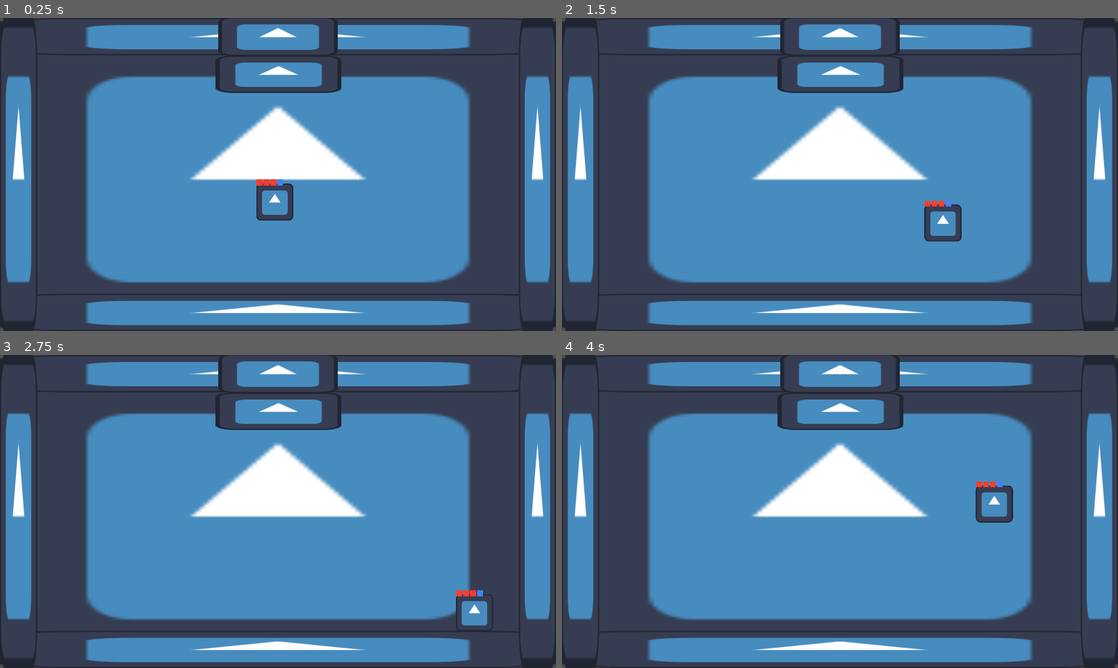
Above: before the commit, frames 1-4 (two rows, left to right).
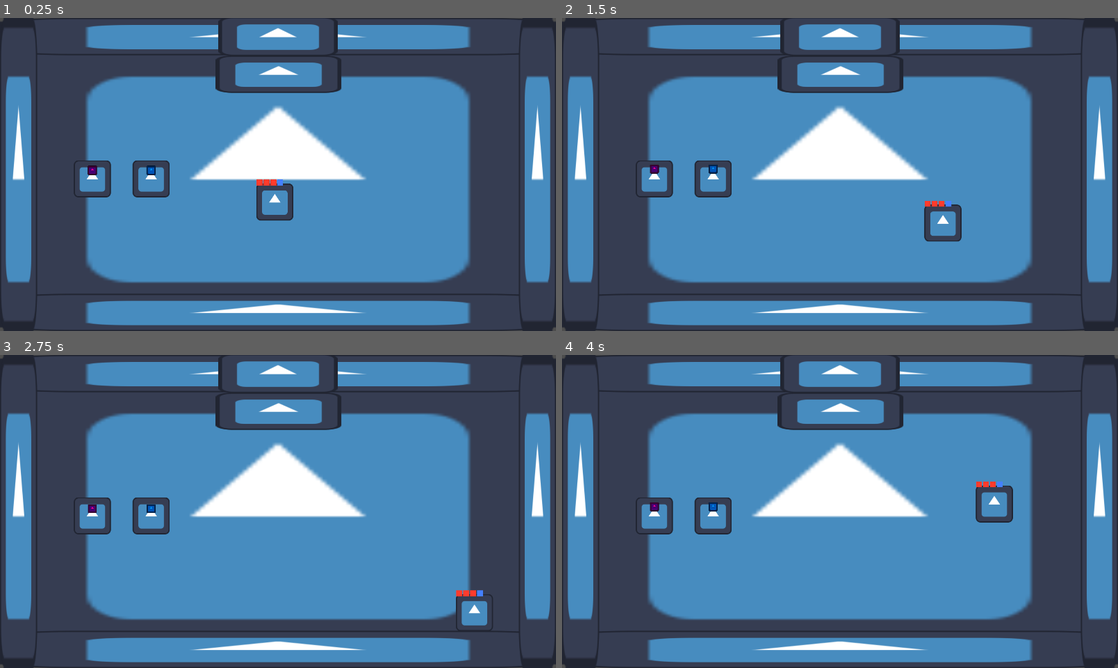
Above: after the commit, the same moments.

Repository: MamaDespik/GGJ-1
Game: Godot game, scene res://Levels/shop_floor.tscn
Two runs of this game, one before a commit and one after it. Both use one fixed random seed, a clock stepped at 60 frames per second and the inputs below. This scene is started directly instead of the project's main scene. The engine's default icon, where the game draws it, is replaced by a stand-in: a white triangle on a blue panel in a dark square. Sound files missing from this copy of the repository are replaced by a short silence.
Inputs (mouse positions are in pixels of both pictures, inside the frame that each line leads up to):
- Up to frame 1 (0.25 s): no input
- Up to frame 2 (1.5 s): tap Enter (ui_accept) at 0.5, 0.77 s; move the mouse to (962, 158) at 0.52 s; press the mouse at (962, 158) at 0.53 s; hold D (move_right) 0.53-1.28 s; move the mouse to (728, 190) at 1.27 s; release the mouse at (728, 190) at 1.28 s; hold S (move_down) from 1.28 s (still down); tap Mouse wheel up (change_highlight_left) at 1.35 s
- Up to frame 3 (2.75 s): tap Enter (ui_accept) at 1.52 s; click (166, 527) at 1.55 s; move the mouse to (333, 442) at 2.02 s; release S (move_down) at 2.03 s; hold D (move_right) from 2.03 s (still down); hold Mouse wheel down (change_highlight_right) from 2.03 s (still down); click (333, 442) at 2.3 s
- Up to frame 4 (4 s): move the mouse to (812, 574) at 2.77 s; release D (move_right) at 2.78 s; release Mouse wheel down (change_highlight_right) at 2.78 s; hold W (move_up) 2.78-3.53 s; click (812, 574) at 2.85 s; tap Enter (ui_accept) at 3.02, 3.77 s; move the mouse to (1006, 558) at 3.52 s; press the mouse at (1006, 558) at 3.53 s; hold A (move_left) from 3.53 s (still down)

The runs differ from the first frame. In frame 1, 1.0% of the frame differs, in the area x 13-31%, y 45-58%; in frame 2, 1.0%; in frame 3, 1.0%; in frame 4, 1.0%.

Commit message:
Item Buying

Diff:
--- a/godovelopment-game-jam-1/Drops/drop.gd
+++ b/godovelopment-game-jam-1/Drops/drop.gd
@@ -2,13 +2,15 @@
 class_name Drop
 
 @export var sfx_stream:AudioStream
+
+var should_scatter:bool = true
 
 @onready var sprite_2d: Sprite2D = $Sprite2D
 @onready var area_2d: Area2D = $Sprite2D/Area2D
 @onready var pickup_sfx: AudioStreamPlayer2D = $PickupSFX
 
 func _ready() -> void:
-	scatter()
+	if should_scatter: scatter()
 	start_animate()
 	return
 
@@ -42,11 +44,15 @@
 	#to be overwritten by implementing classes
 	return
 
-func _on_area_2d_body_entered(body: Node2D) -> void:
+func use(player:Player):
 	pickup_sfx.stream = sfx_stream
 	pickup_sfx.play()
 	hide()
-	do_effect(body)
+	do_effect(player)
+	return
+
+func _on_area_2d_body_entered(body: Node2D) -> void:
+	use(body)
 	return
 
 
--- a/godovelopment-game-jam-1/Drops/drop.tscn
+++ b/godovelopment-game-jam-1/Drops/drop.tscn
@@ -8,7 +8,6 @@
 size = Vector2(128, 128)
 
 [node name="Drop" type="Node2D"]
-position = Vector2(956, 527)
 script = ExtResource("1_okpj3")
 sfx_stream = ExtResource("2_lqoqq")
 
--- /dev/null
+++ b/godovelopment-game-jam-1/Levels/item_pedestal.gd
@@ -0,0 +1,48 @@
+extends Node2D
+class_name ItemPedestal
+
+@export var cost:int
+@export var replaceable:bool = false
+@export var item_scene:PackedScene
+
+var item:Drop
+var ready_to_buy:bool = false
+var player:Player
+
+@onready var purchase_label: Label = $PlayerDetector/PurchaseLabel
+@onready var item_container: Node2D = $ItemContainer
+
+func _ready() -> void:
+	add_item()
+	purchase_label.text = str(cost)+"G"
+	return
+
+func _input(event: InputEvent) -> void:
+	if event.is_action_pressed("select"):
+		if ready_to_buy and is_instance_valid(item):
+			if player.gold_count >= cost:
+				player.gold_count -= cost
+				item.use(player)
+				if replaceable: add_item()
+				else: purchase_label.hide()
+			else:
+				#TODO do something to indicate you can't buy
+				pass
+	return
+
+func add_item():
+	item = item_scene.instantiate()
+	item.should_scatter = false
+	item_container.add_child(item)
+	return
+
+func _on_player_detector_body_entered(_body: Node2D) -> void:
+	if is_instance_valid(item): purchase_label.show()
+	ready_to_buy = true
+	return
+
+
+func _on_player_detector_body_exited(_body: Node2D) -> void:
+	purchase_label.hide()
+	ready_to_buy = false
+	return
--- /dev/null
+++ b/godovelopment-game-jam-1/Levels/item_pedestal.tscn
@@ -0,0 +1,51 @@
+[gd_scene load_steps=6 format=3 uid="uid://bgb536ilpkcd4"]
+
+[ext_resource type="Script" uid="uid://qn3jiemebqp7" path="res://Levels/item_pedestal.gd" id="1_hybfd"]
+[ext_resource type="Texture2D" uid="uid://thnj12t7c3yd" path="res://Assets/icon.svg" id="1_sdb43"]
+
+[sub_resource type="RectangleShape2D" id="RectangleShape2D_hybfd"]
+size = Vector2(128, 128)
+
+[sub_resource type="RectangleShape2D" id="RectangleShape2D_sdb43"]
+size = Vector2(44, 124)
+
+[sub_resource type="LabelSettings" id="LabelSettings_hybfd"]
+font_size = 30
+
+[node name="ItemPedestal" type="Node2D"]
+script = ExtResource("1_hybfd")
+
+[node name="Sprite2D" type="Sprite2D" parent="."]
+texture = ExtResource("1_sdb43")
+
+[node name="StaticBody2D" type="StaticBody2D" parent="Sprite2D"]
+visible = false
+collision_layer = 8
+collision_mask = 0
+
+[node name="CollisionShape2D" type="CollisionShape2D" parent="Sprite2D/StaticBody2D"]
+shape = SubResource("RectangleShape2D_hybfd")
+
+[node name="PlayerDetector" type="Area2D" parent="."]
+collision_layer = 0
+collision_mask = 2
+
+[node name="CollisionShape2D" type="CollisionShape2D" parent="PlayerDetector"]
+position = Vector2(-1, 52)
+shape = SubResource("RectangleShape2D_sdb43")
+
+[node name="PurchaseLabel" type="Label" parent="PlayerDetector"]
+visible = false
+offset_left = -28.0
+offset_top = -110.0
+offset_right = 28.0
+offset_bottom = -23.0
+text = "00G
+"
+label_settings = SubResource("LabelSettings_hybfd")
+
+[node name="ItemContainer" type="Node2D" parent="."]
+position = Vector2(0, -29)
+
+[connection signal="body_entered" from="PlayerDetector" to="." method="_on_player_detector_body_entered"]
+[connection signal="body_exited" from="PlayerDetector" to="." method="_on_player_detector_body_exited"]
--- a/godovelopment-game-jam-1/Levels/shop_floor.gd
+++ b/godovelopment-game-jam-1/Levels/shop_floor.gd
@@ -6,6 +6,7 @@
 	start_room.locked = true
 	start_room.set_doors()
 	start_room.room_cleared.connect(_on_room_cleared)
+	start_room.set_player(player)
 	return
 
 func _on_room_cleared():
--- a/godovelopment-game-jam-1/Levels/shop_floor.tscn
+++ b/godovelopment-game-jam-1/Levels/shop_floor.tscn
@@ -14,3 +14,4 @@
 
 [node name="DEBUGPlayer" parent="." index="3" instance=ExtResource("3_l5d4h")]
 position = Vector2(949, 635)
+gold_count = 10
--- a/godovelopment-game-jam-1/Levels/shop_room.gd
+++ b/godovelopment-game-jam-1/Levels/shop_room.gd
@@ -4,11 +4,17 @@
 var ready_to_exit:bool = false
 
 @onready var exit_label: Label = $ShopExit/ExitLabel
+@onready var pedestal_container: Node2D = $PedestalContainer
 
 func _input(event: InputEvent) -> void:
 	if event.is_action_pressed("select"):
 		if ready_to_exit:
 			room_cleared.emit()
+	return
+
+func set_player(player:Player):
+	for item_pedestal:ItemPedestal in pedestal_container.get_children():
+		item_pedestal.player = player
 	return
 
 func _on_exit_player_detector_body_entered(_body: Node2D) -> void:
--- a/godovelopment-game-jam-1/Levels/shop_room.tscn
+++ b/godovelopment-game-jam-1/Levels/shop_room.tscn
@@ -1,14 +1,17 @@
-[gd_scene load_steps=6 format=3 uid="uid://bng2npotg8m3i"]
+[gd_scene load_steps=9 format=3 uid="uid://bng2npotg8m3i"]
 
 [ext_resource type="PackedScene" uid="uid://c3fjcfs40yx3u" path="res://Levels/room.tscn" id="1_rex1t"]
 [ext_resource type="Script" uid="uid://bbtm63rc70r3i" path="res://Levels/shop_room.gd" id="2_bkljo"]
 [ext_resource type="Texture2D" uid="uid://thnj12t7c3yd" path="res://Assets/icon.svg" id="3_4ryim"]
+[ext_resource type="PackedScene" uid="uid://bgb536ilpkcd4" path="res://Levels/item_pedestal.tscn" id="4_5pmfr"]
+[ext_resource type="PackedScene" uid="uid://u16bqjtub8x" path="res://Drops/heart_drop.tscn" id="5_ym2sa"]
+[ext_resource type="PackedScene" uid="uid://cqmtr2xjgp8eu" path="res://Drops/shield_drop.tscn" id="6_qt6ip"]
 
 [sub_resource type="LabelSettings" id="LabelSettings_4ryim"]
 font_size = 30
 
 [sub_resource type="RectangleShape2D" id="RectangleShape2D_xtyhm"]
-size = Vector2(128, 128)
+size = Vector2(94.9677, 97)
 
 [node name="ShopRoom" instance=ExtResource("1_rex1t")]
 script = ExtResource("2_bkljo")
@@ -30,13 +33,27 @@
 texture = ExtResource("3_4ryim")
 
 [node name="ExitPlayerDetector" type="Area2D" parent="ShopExit/Sprite2D" index="0"]
+visible = false
 collision_layer = 0
 collision_mask = 2
 
 [node name="CollisionShape2D" type="CollisionShape2D" parent="ShopExit/Sprite2D/ExitPlayerDetector" index="0"]
-visible = false
+position = Vector2(0, -15.5)
 scale = Vector2(1, 1)
 shape = SubResource("RectangleShape2D_xtyhm")
 
+[node name="PedestalContainer" type="Node2D" parent="." index="12"]
+
+[node name="HeartPedestal" parent="PedestalContainer" index="0" instance=ExtResource("4_5pmfr")]
+position = Vector2(319, 555)
+cost = 2
+item_scene = ExtResource("5_ym2sa")
+
+[node name="ShieldPedestal" parent="PedestalContainer" index="1" instance=ExtResource("4_5pmfr")]
+position = Vector2(522, 555)
+cost = 2
+replaceable = true
+item_scene = ExtResource("6_qt6ip")
+
 [connection signal="body_entered" from="ShopExit/Sprite2D/ExitPlayerDetector" to="." method="_on_exit_player_detector_body_entered"]
 [connection signal="body_exited" from="ShopExit/Sprite2D/ExitPlayerDetector" to="." method="_on_exit_player_detector_body_exited"]
--- a/godovelopment-game-jam-1/Player/player.gd
+++ b/godovelopment-game-jam-1/Player/player.gd
@@ -2,12 +2,12 @@
 class_name Player
 
 @export var movement : PlayerMovementData
+@export var gold_count:int = 0
 
 var direction:int
 var movement_disabled:int = 0
 var boosting:bool = false
 var speed_ratio:float = 1
-var gold_count:int = 0
 
 @onready var sprite_2d: Sprite2D = $Sprite2D
 @onready var state_machine: StateMachine = $StateMachine
Not shown, added: godovelopment-game-jam-1/Levels/item_pedestal.gd.uid
Not shown, changed: TODO.txt
